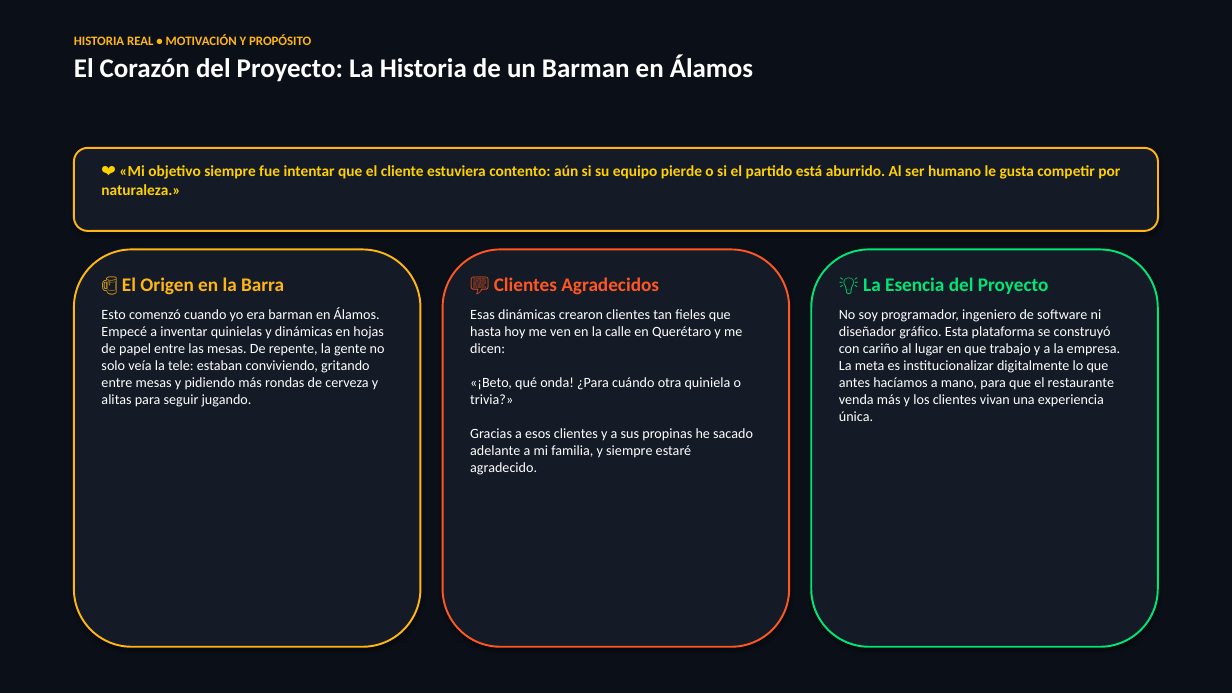
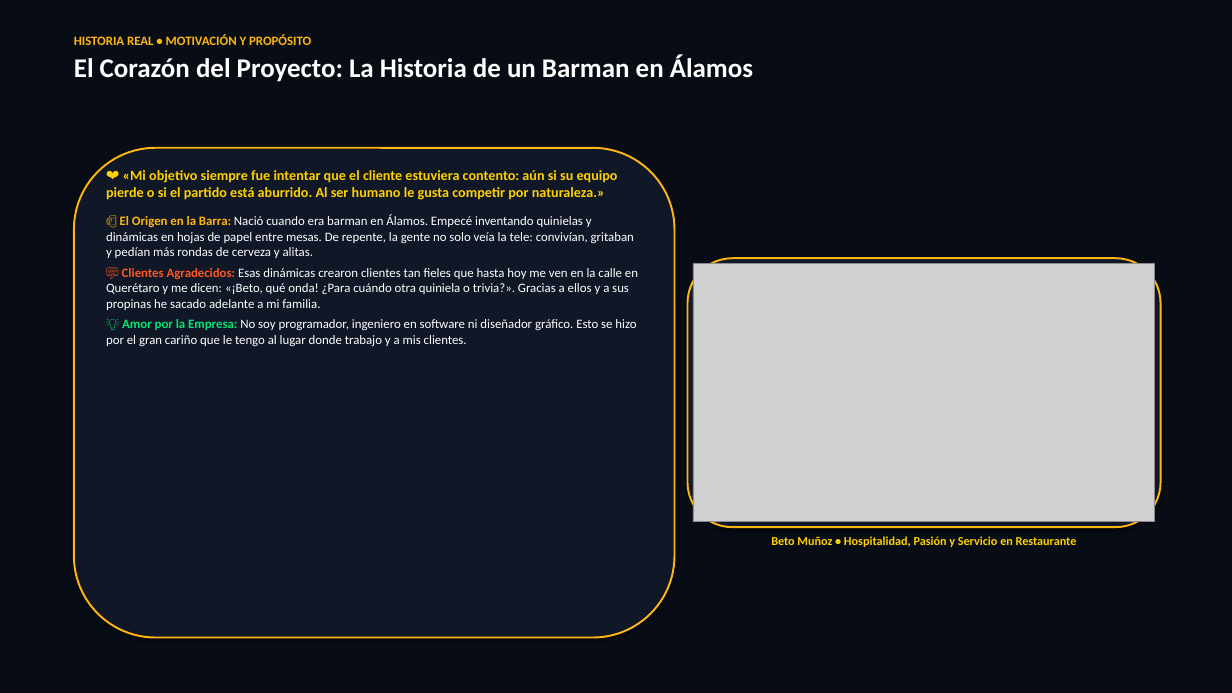
Before and after one commit to chefalbertomc/NFL-grids-, a slide deck: slide 3 of Drinks_and_Wins_Presentacion_Ejecutiva.pptx. Drawn at 1232x693 pixels with LibreOffice and Linux fonts; fonts in the diff are those of the drawing; grey boxes stand for pictures. Boxes give left, top, right and bottom in pixels: in the first picture for what was removed or moved away, otherwise in the second. Text is boxed around its words. In the diff, an @@ line names an element or a change of style, - is before the commit and + after.

```diff
--- a/Drinks_and_Wins_Presentacion_Ejecutiva.pptx
+++ b/Drinks_and_Wins_Presentacion_Ejecutiva.pptx
@@ background #0B0F17 to #080C14 @@
@@ rounded rectangle at bbox=[74, 148, 675, 638]: fill #141A26 to #101726 @@
@@ rounded rectangle: place and size @@
-rounded rectangle at bbox=[74, 148, 1158, 231]
+rounded rectangle at bbox=[74, 148, 675, 638]
@@ text at bbox=[106, 170, 618, 200]: size 12 to 11 pt in "❤️ «Mi objetivo siempre fue intentar que ..."; more space between paragraphs @@
@@ text at bbox=[106, 215, 638, 346]: paragraphs added @@
+🍺 El Origen en la Barra: Nació cuando era barman en Álamos. Empecé inventando quinielas y dinámicas en hojas de papel entre mesas. De repente, la gente no solo veía la tele: convivían, gritaban y pedían más rondas de cerveza y alitas.
+💬 Clientes Agradecidos: Esas dinámicas crearon clientes tan fieles que hasta hoy me ven en la calle en Querétaro y me dicen: «¡Beto, qué onda! ¿Para cuándo otra quiniela o trivia?». Gracias a ellos y a sus propinas he sacado adelante a mi familia.
+💡 Amor por la Empresa: No soy programador, ingeniero en software ni diseñador gráfico. Esto se hizo por el gran cariño que le tengo al lugar donde trabajo y a mis clientes.
@@ rounded rectangle removed at bbox=[443, 250, 789, 647] @@
@@ rounded rectangle: place and size @@
-rounded rectangle at bbox=[74, 250, 421, 647]
+rounded rectangle at bbox=[688, 258, 1161, 527]
@@ rounded rectangle at bbox=[688, 258, 1161, 527]: fill #141A26 to #101726 @@
@@ picture added at bbox=[693, 263, 1155, 521] @@
@@ rounded rectangle removed at bbox=[811, 250, 1158, 647] @@
@@ text removed at bbox=[101, 277, 385, 407] @@
-🍺 El Origen en la Barra
-Esto comenzó cuando yo era barman en Álamos. Empecé a inventar quinielas y dinámicas en hojas de papel entre las mesas. De repente, la gente no solo veía la tele: estaban conviviendo, gritando entre mesas y pidiendo más rondas de cerveza y alitas para seguir jugando.
@@ text removed at bbox=[470, 277, 753, 475] @@
-💬 Clientes Agradecidos
-Esas dinámicas crearon clientes tan fieles que hasta hoy me ven en la calle en Querétaro y me dicen:
-«¡Beto, qué onda! ¿Para cuándo otra quiniela o trivia?»
-Gracias a esos clientes y a sus propinas he sacado adelante a mi familia, y siempre estaré agradecido.
@@ text removed at bbox=[839, 277, 1120, 421] @@
-💡 La Esencia del Proyecto
-No soy programador, ingeniero de software ni diseñador gráfico. Esta plataforma se construyó con cariño al lugar en que trabajo y a la empresa. La meta es institucionalizar digitalmente lo que antes hacíamos a mano, para que el restaurante venda más y los clientes vivan una experiencia única.
@@ text added at bbox=[771, 536, 1077, 547], 9.5 pt, text #FFD100, bold @@
+Beto Muñoz • Hospitalidad, Pasión y Servicio en Restaurante
```
Also in this commit, not shown: 22 other slides changed, 5 other files.
